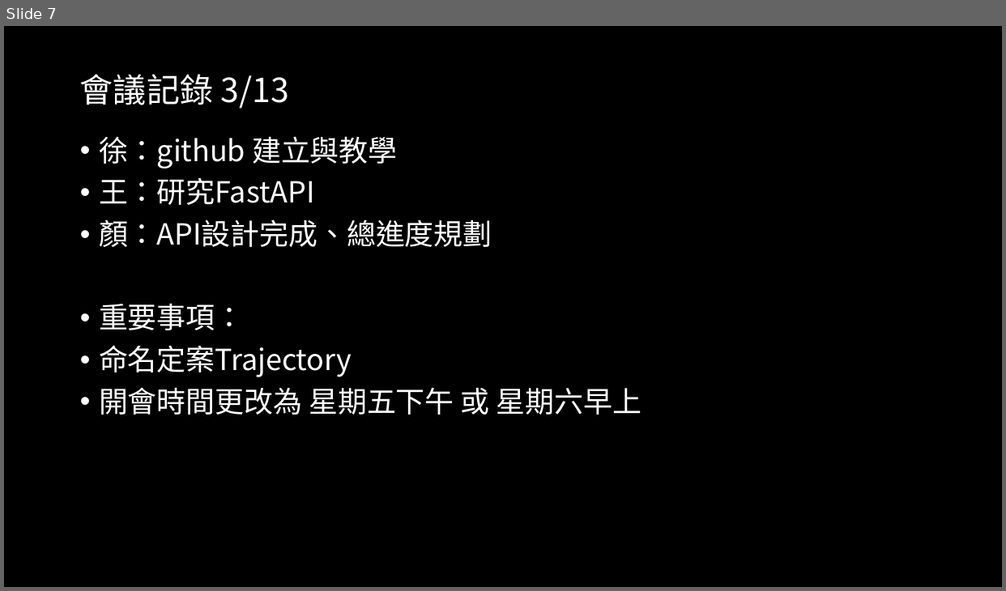
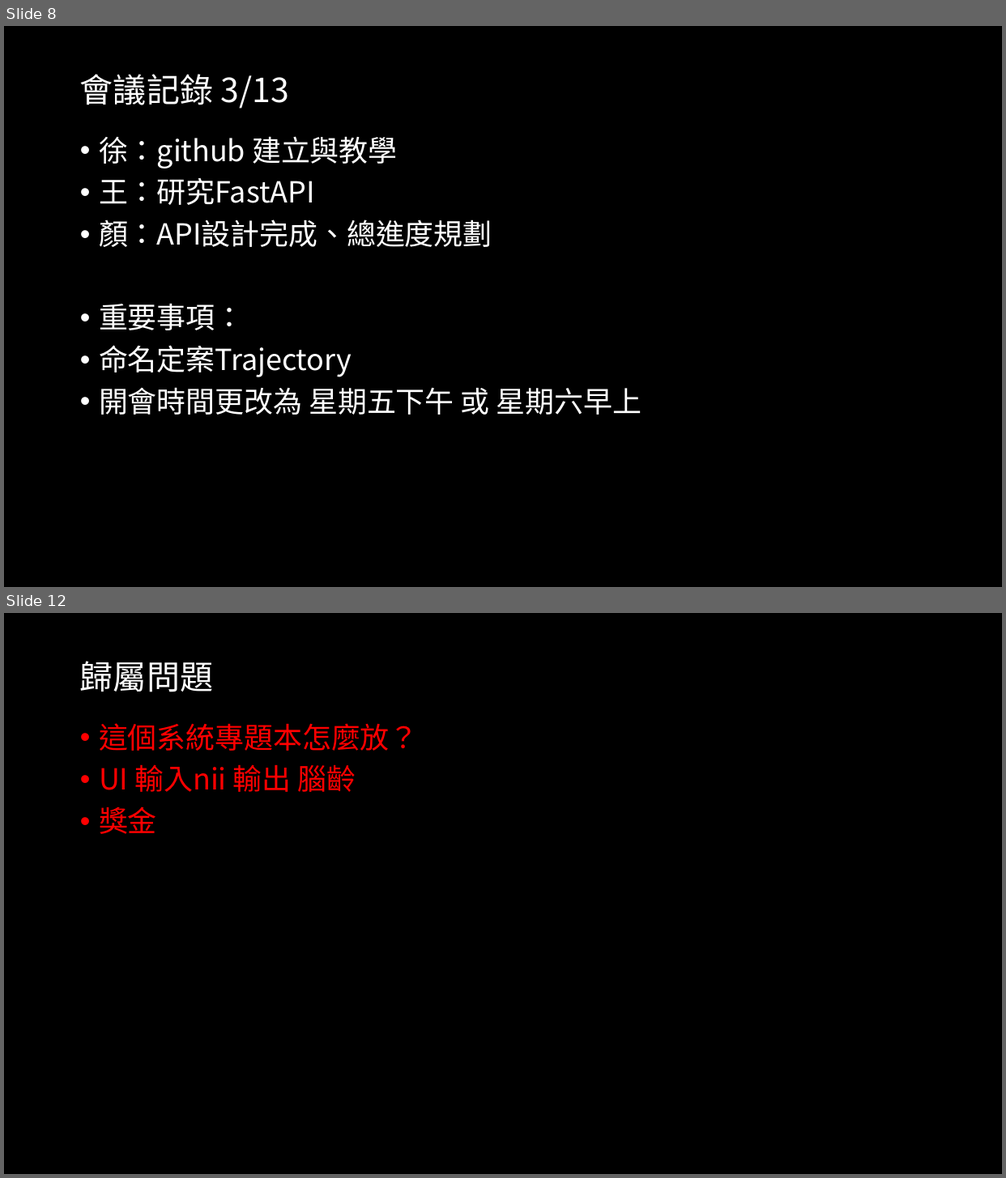
Before and after one commit to 1leo23/Product-packaging, a slide deck: 會議記錄/會議記錄.pptx. Shown one above the other, each under a label of ours: slide 7 before the commit, slides 8 and 12 after it; the slides between them are not shown. The pictures are 1006x591 and 1006x1178 pixels, drawn with LibreOffice and Linux fonts; fonts in the diff are those of the drawing. Boxes give left, top, right and bottom in pixels: in the first picture for what was removed or moved away, otherwise in the second. Text is boxed around its words. In the diff, an @@ line names an element or a change of style, - is before the commit and + after.

```diff
--- a/會議記錄/會議記錄.pptx
+++ b/會議記錄/會議記錄.pptx
@@ slide 12 added at (4, 613, 1002, 1174), background #000000 @@
@@ title added at (80, 661, 213, 692), 32 pt, text #FFFFFF @@
+歸屬問題
@@ text added at (99, 723, 419, 834), 28 pt, text #FF0000 @@
+• 這個系統專題本怎麼放？
+• UI 輸入nii 輸出 腦齡
+• 獎金
@@ what was slide 7 is now slide 8 @@
```
Also in this commit, not shown: 3 slides changed, 5 other slides added.
